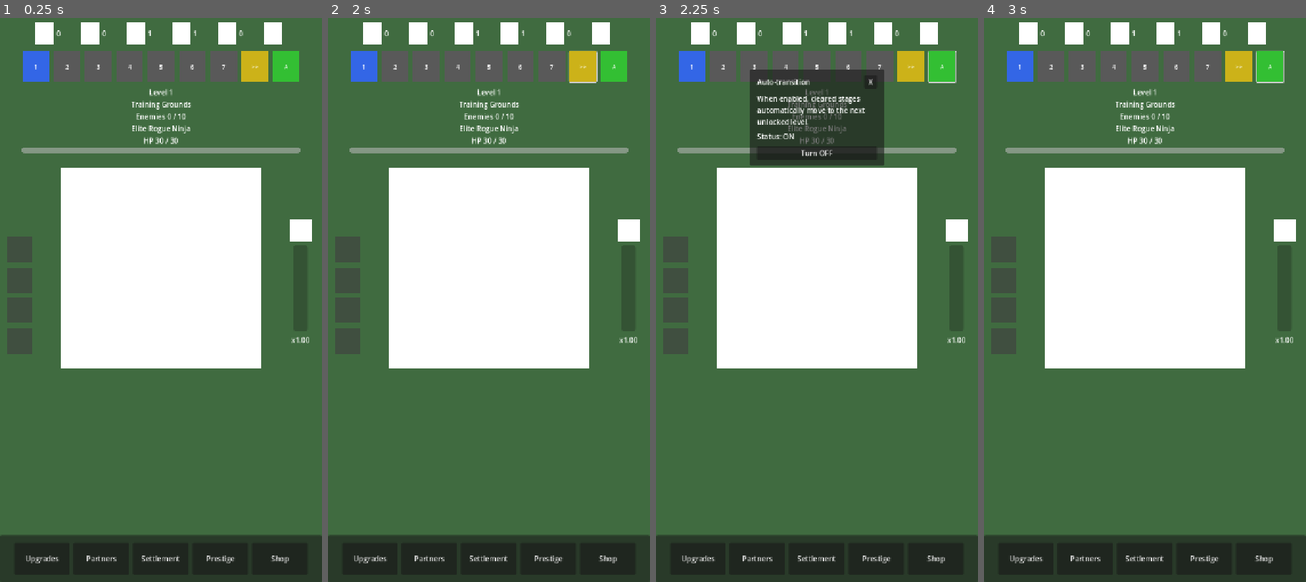
Above: before the commit, frames 1-4 (left to right).
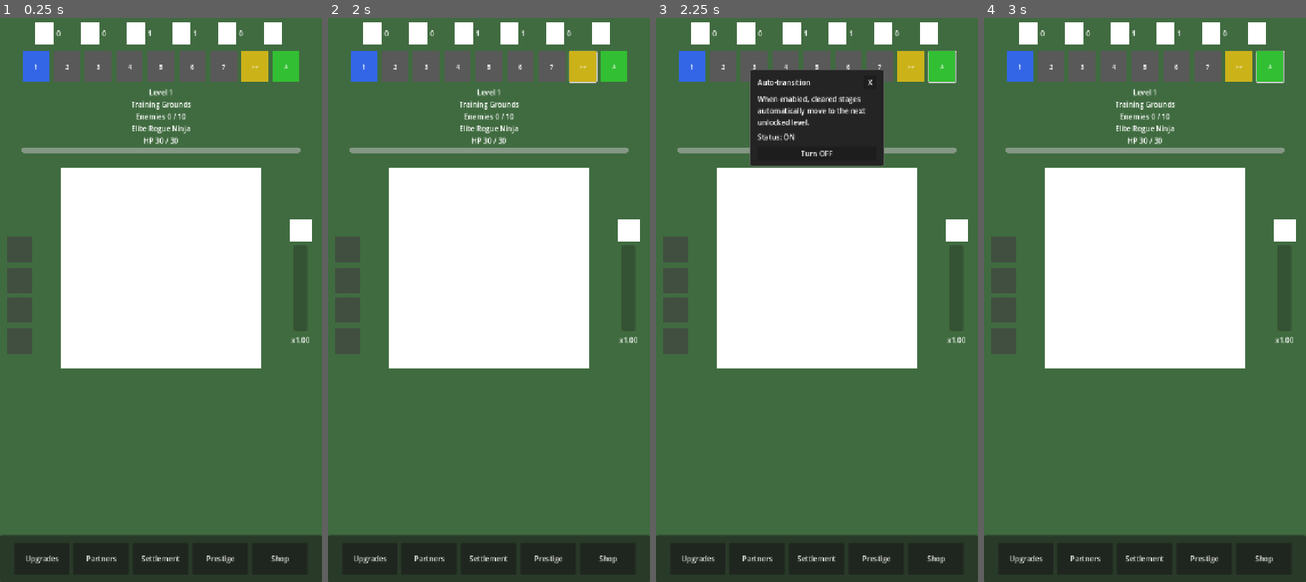
Above: after the commit, the same moments.

Repository: StanisRyz/naruto-clicker
Game: Godot game, scene res://scenes/main/Main.tscn
The game is run twice, just before and just after one commit, with the same random seed, the same clock (stepped at 60 frames per second) and the same inputs.
Inputs (mouse positions are in pixels of both pictures, inside the frame that each line leads up to):
- Up to frame 1 (0.25 s): no input
- Up to frame 2 (2 s): click "1" at 0.5 s; click ">>" at 1.25 s
- Up to frame 3 (2.25 s): click "A" at 2 s
- Up to frame 4 (3 s): click (1283, 232) at 2.75 s

Frames 1-2 are identical in both runs. In frame 3, 1.7% of the frame differs, in the area x 29-71%, y 9-27%; in frame 4, nothing differs.

Commit message:
Persist cleared stages and fix auto jump
Persist cleared stage state and refine Auto-transition behavior.

Changes include:
- Track cleared levels in a per-level registry.
- Keep cleared levels cleared when revisiting older stages.
- Reset cleared levels on prestige.
- Disable Auto-transition when manually travelling backward.
- Jump to latest unlocked level when Auto-transition is enabled on a cleared older level.
- Prevent farming old cleared stages from unlocking multiple future levels.
- Make AutoTransitionPopup fully opaque.

Diff:
--- a/scenes/game/ClickerScreen.gd
+++ b/scenes/game/ClickerScreen.gd
@@ -620,9 +620,19 @@
 
 
 func _on_auto_transition_toggled(enabled: bool) -> void:
-	state.set_auto_stage_advance_enabled(enabled)
+	if enabled:
+		var jump_result: Dictionary = state.enable_auto_stage_advance_and_jump_if_needed()
+		if jump_result.get("moved_to_latest", false):
+			enemy_transition_token += 1
+			game_field.set_enemy_transition_locked(false)
+			partner_damage_accumulator = 0.0
+			autoclick_accumulator = 0.0
+			_sync_boss_timer()
+			stage_navigator.center_on_level(state.current_level)
+	else:
+		state.set_auto_stage_advance_enabled(false)
 	auto_transition_popup.refresh_view(state)
-	stage_navigator.set_auto_transition_enabled(enabled)
+	stage_navigator.set_auto_transition_enabled(state.auto_stage_advance_enabled)
 	_update_ui()
 
 
--- a/scenes/ui/AutoTransitionPopup.tscn
+++ b/scenes/ui/AutoTransitionPopup.tscn
@@ -1,6 +1,18 @@
-[gd_scene load_steps=2 format=3]
+[gd_scene load_steps=3 format=3]
 
 [ext_resource type="Script" path="res://scenes/ui/AutoTransitionPopup.gd" id="1_atp"]
+
+[sub_resource type="StyleBoxFlat" id="StyleBoxFlat_panel"]
+bg_color = Color(0.14, 0.14, 0.14, 1)
+border_width_left = 1
+border_width_top = 1
+border_width_right = 1
+border_width_bottom = 1
+border_color = Color(0.4, 0.4, 0.4, 1)
+corner_radius_top_left = 6
+corner_radius_top_right = 6
+corner_radius_bottom_right = 6
+corner_radius_bottom_left = 6
 
 [node name="AutoTransitionPopup" type="Control"]
 layout_mode = 3
@@ -26,6 +38,7 @@
 grow_horizontal = 2
 grow_vertical = 1
 mouse_filter = 0
+theme_override_styles/panel = SubResource("StyleBoxFlat_panel")
 
 [node name="MarginContainer" type="MarginContainer" parent="PanelContainer"]
 layout_mode = 2
--- a/scenes/ui/ProgressInfoPanel.gd
+++ b/scenes/ui/ProgressInfoPanel.gd
@@ -12,7 +12,7 @@
 func update_view(state: ClickerState) -> void:
 	level_label.text = "Level %d" % state.current_level
 	zone_label.text = "%s" % state.zone_name
-	if state.current_level_cleared:
+	if state.is_level_cleared(state.current_level):
 		enemies_label.text = "Cleared"
 	else:
 		enemies_label.text = "Enemies %d / %d" % [
--- a/scripts/game/ClickerState.gd
+++ b/scripts/game/ClickerState.gd
@@ -52,7 +52,7 @@
 var current_level: int = 1
 var max_unlocked_level: int = 1
 var auto_stage_advance_enabled: bool = true
-var current_level_cleared: bool = false
+var cleared_level_ids: Dictionary = {}
 var enemies_defeated_on_level: int = 0
 var enemies_required_per_level: int = 10
 var target_hp: int = 10
@@ -741,7 +741,8 @@
 	current_level = 1
 	max_unlocked_level = 1
 	enemies_defeated_on_level = 0
-	current_level_cleared = false
+	clear_cleared_levels()
+	auto_stage_advance_enabled = true
 	autoclick_purchased = false
 	autoclick_rank = 0
 	autoclick_active = false
@@ -846,14 +847,13 @@
 	var level_unlocked: bool = false
 	var unlocked_level: int = max_unlocked_level
 
-	if current_level_cleared:
+	if is_level_cleared(current_level):
 		# Farming a previously cleared level
 		if auto_stage_advance_enabled:
-			# Auto-transition ON: advance to next level on this kill
+			# Auto ON: advance to current_level + 1 on this kill
 			var old_zone_index: int = current_zone_index
 			current_level += 1
 			enemies_defeated_on_level = 0
-			current_level_cleared = false
 			setup_current_level()
 			zone_changed = current_zone_index != old_zone_index
 			new_zone_name = zone_name
@@ -865,7 +865,7 @@
 			else:
 				status_text = "Level up! Level %d" % current_level
 		else:
-			# Stay on cleared level; no further stage unlocks from farming
+			# Stay farming; no new stage unlock
 			enemies_defeated_on_level = enemies_required_per_level
 			reset_target()
 			if defeated_boss:
@@ -873,6 +873,7 @@
 			else:
 				status_text = "+%d gold. Farming stage %d." % [earned_gold, current_level]
 	elif did_level_up:
+		mark_level_cleared(current_level)
 		var next_level: int = current_level + 1
 		level_unlocked = max_unlocked_level < next_level
 		max_unlocked_level = maxi(max_unlocked_level, next_level)
@@ -893,7 +894,6 @@
 			else:
 				status_text = "Level up! Level %d" % current_level
 		else:
-			current_level_cleared = true
 			enemies_defeated_on_level = enemies_required_per_level
 			reset_target()
 			if defeated_boss:
@@ -2037,12 +2037,50 @@
 	auto_stage_advance_enabled = enabled
 
 
+func mark_level_cleared(level: int) -> void:
+	cleared_level_ids[level] = true
+
+
+func is_level_cleared(level: int) -> bool:
+	return cleared_level_ids.has(level)
+
+
+func clear_cleared_levels() -> void:
+	cleared_level_ids.clear()
+
+
+func get_latest_available_level() -> int:
+	return max_unlocked_level
+
+
+func enable_auto_stage_advance_and_jump_if_needed() -> Dictionary:
+	auto_stage_advance_enabled = true
+	if is_level_cleared(current_level) and current_level < max_unlocked_level:
+		current_level = max_unlocked_level
+		setup_current_level()
+		if is_level_cleared(current_level):
+			enemies_defeated_on_level = enemies_required_per_level
+		else:
+			enemies_defeated_on_level = 0
+		return {
+			"moved_to_latest": true,
+			"advanced_to_next_level": true,
+			"current_level": current_level,
+			"status_text": "Auto-transition ON. Moved to level %d." % current_level,
+		}
+	return {
+		"moved_to_latest": false,
+		"advanced_to_next_level": false,
+		"current_level": current_level,
+		"status_text": "Auto-transition ON.",
+	}
+
+
 func fail_boss_level() -> Dictionary:
 	if is_boss_level and boss_retry_tokens > 0:
 		boss_retry_tokens -= 1
+		setup_current_level()
 		enemies_defeated_on_level = 0
-		current_level_cleared = false
-		setup_current_level()
 		return {
 			"defeated": false,
 			"level_up": false,
@@ -2060,9 +2098,9 @@
 		}
 
 	current_level = maxi(1, current_level - 1)
-	enemies_defeated_on_level = 0
-	current_level_cleared = false
+	auto_stage_advance_enabled = false
 	setup_current_level()
+	enemies_defeated_on_level = enemies_required_per_level if is_level_cleared(current_level) else 0
 
 	return {
 		"defeated": false,
@@ -2087,10 +2125,11 @@
 func travel_to_level(level: int) -> Dictionary:
 	if not can_travel_to_level(level):
 		return _make_purchase_result("Level %d is locked" % level)
+	if level < max_unlocked_level:
+		auto_stage_advance_enabled = false
 	current_level = level
-	enemies_defeated_on_level = 0
-	current_level_cleared = false
 	setup_current_level()
+	enemies_defeated_on_level = enemies_required_per_level if is_level_cleared(current_level) else 0
 	return {
 		"defeated": false,
 		"level_up": false,
